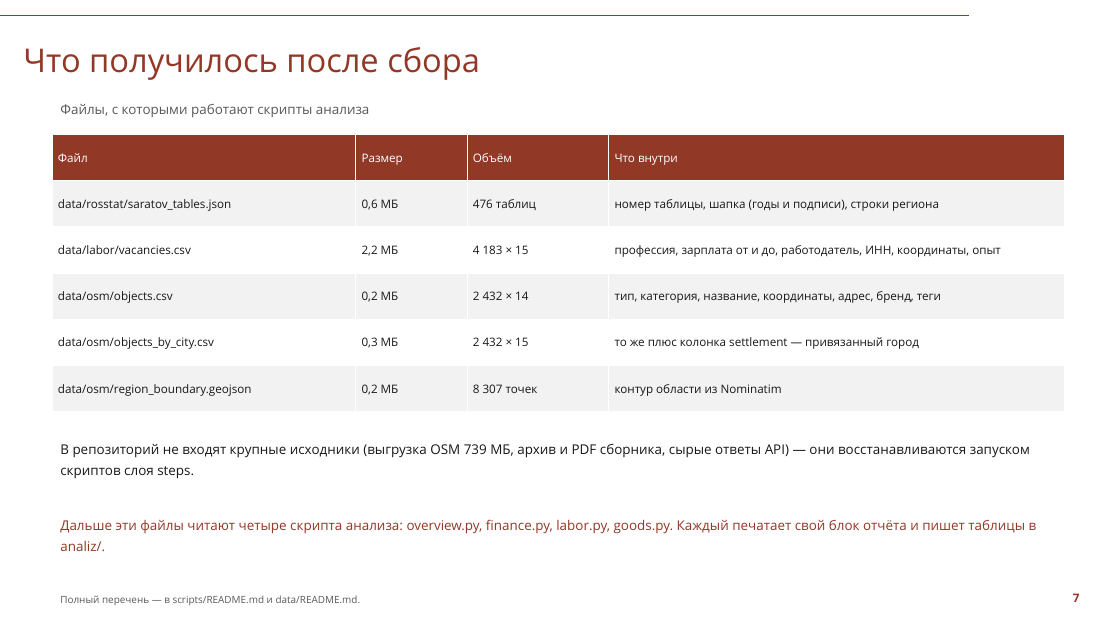
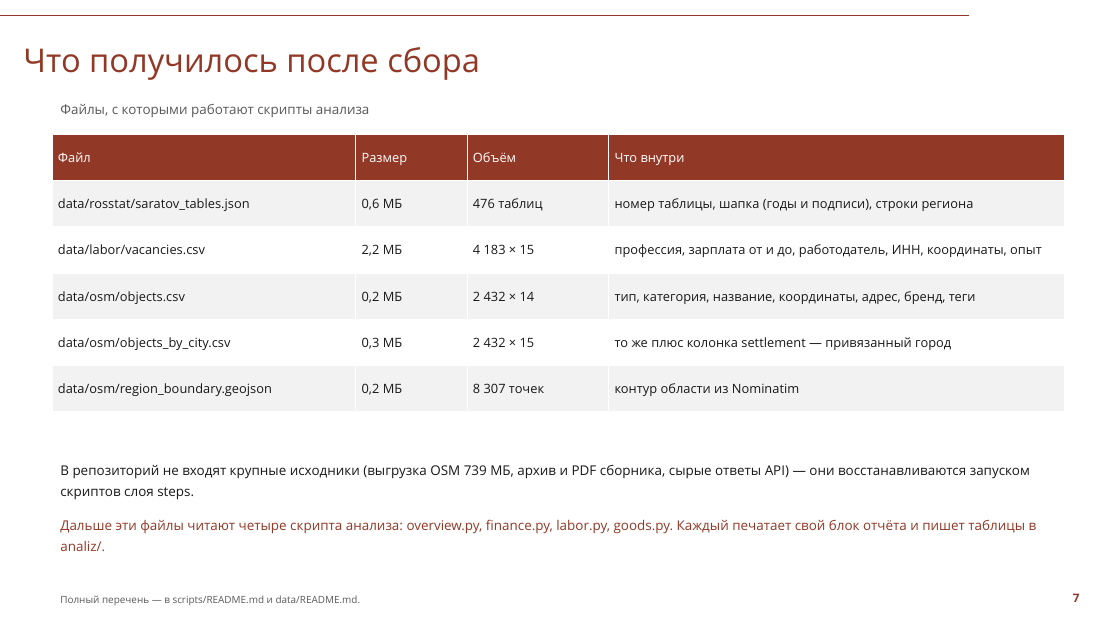
Before and after one commit to Seabas1/Analysis-of-regions, a slide deck: slide 7 of Саратовская_область_презентация_СПбГУ.pptx. Drawn at 1120x630 pixels with LibreOffice and Linux fonts; fonts in the diff are those of the drawing; background and template pictures are left out. Boxes give left, top, right and bottom in pixels: in the first picture for what was removed or moved away, otherwise in the second. Text is boxed around its words. In the diff, an @@ line names an element or a change of style, - is before the commit and + after.

```diff
--- a/Саратовская_область_презентация_СПбГУ.pptx
+++ b/Саратовская_область_презентация_СПбГУ.pptx
@@ table at (52,134,1065,412) @@
@@ size 10 to 11 pt @@
@@ text "В репозиторий не входят крупные ...": place and size @@
-text "В репозиторий не входят крупные ..." at (60,444,1030,479)
+text "В репозиторий не входят крупные ..." at (60,465,1030,500)
```
Also in this commit, not shown: 14 other slides changed, 2 other files.
